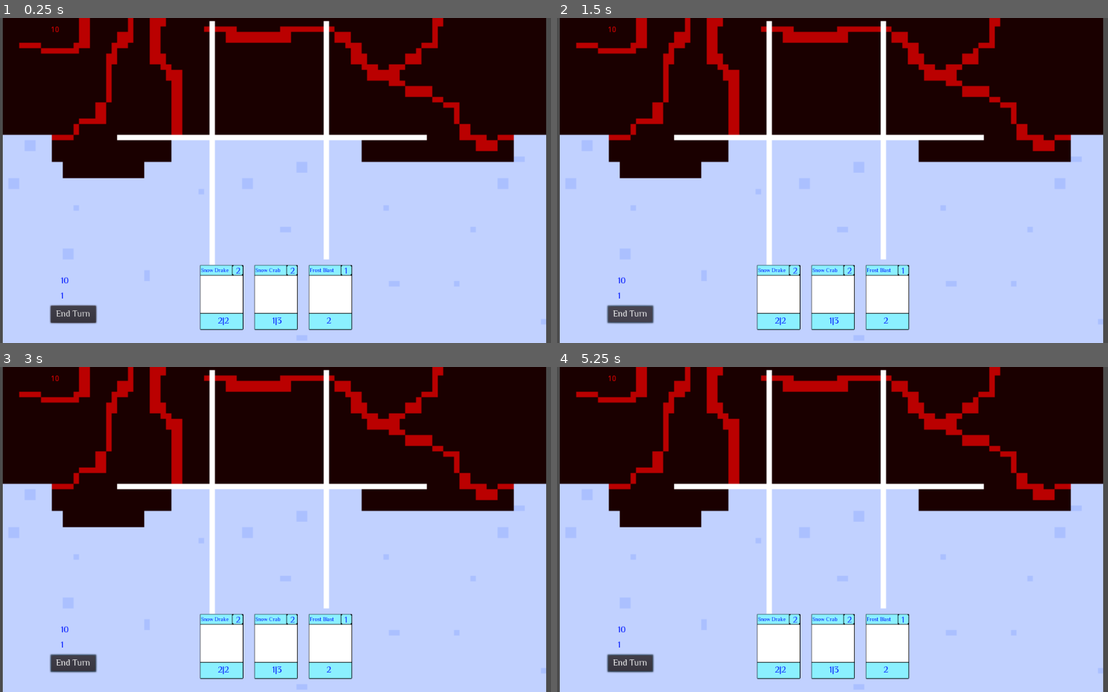
Above: before the commit, frames 1-4 (two rows, left to right).
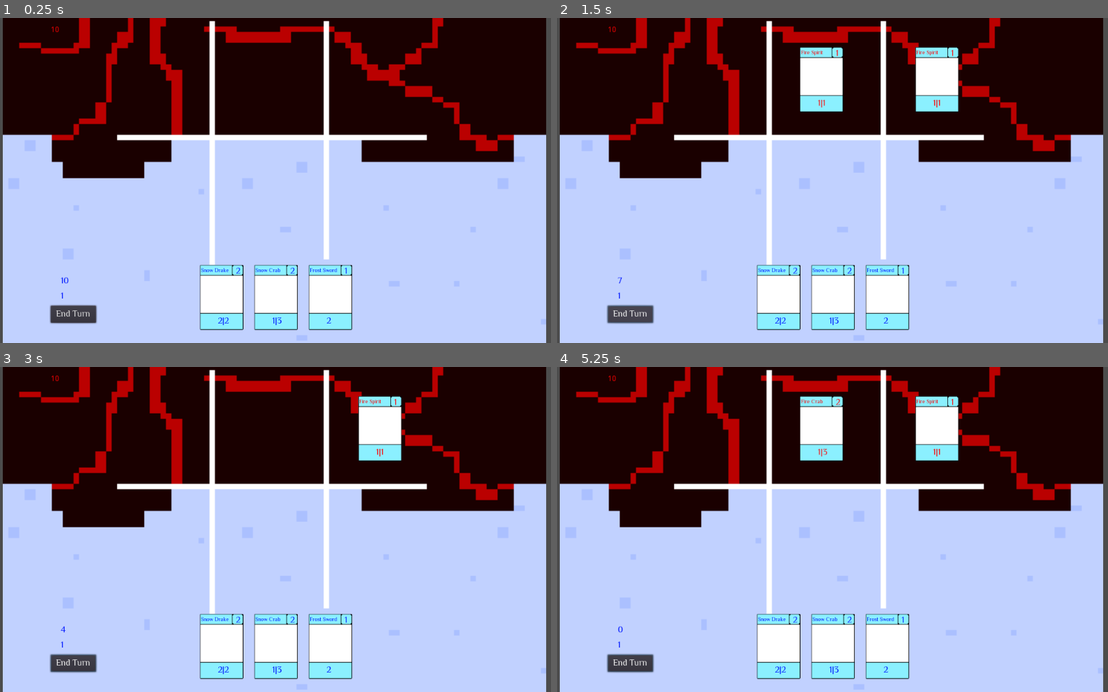
Above: after the commit, the same moments.

Repository: the-alex-g/Frost
Game: Godot game, scene res://Battlefield/Main.tscn
The game is run twice, just before and just after one commit, with the same random seed, the same clock (stepped at 60 frames per second) and the same inputs.
Inputs (mouse positions are in pixels of both pictures, inside the frame that each line leads up to):
- Up to frame 1 (0.25 s): no input
- Up to frame 2 (1.5 s): click "End Turn" at 0.5 s; click "End Turn" at 1.25 s
- Up to frame 3 (3 s): click "End Turn" at 2 s; tap Enter at 2.75 s; move the mouse to (159, 542) at 2.77 s; click (159, 542) at 2.92 s
- Up to frame 4 (5.25 s): tap Space at 3.5, 5 s; move the mouse to (826, 542) at 3.52 s; click (826, 542) at 3.67 s; tap Enter at 4.25 s; move the mouse to (937, 542) at 4.27 s; click (937, 542) at 4.42 s; move the mouse to (777, 646) at 5.02 s; click (777, 646) at 5.17 s

The runs differ from the first frame. In frame 1, less than 0.1% of the frame differs, in the area x 58-62%, y 76-79%; in frame 2, 3.1%; in frame 3, 1.6%; in frame 4, 3.2%, in the area x 10-73%, y 8-82%.

Commit message:
Add working enemy playing cards

Diff:
--- a/Project/Battlefield/Battlefield.gd
+++ b/Project/Battlefield/Battlefield.gd
@@ -69,3 +69,73 @@
 	var playerdamage = (enemy1.damage+enemy2.damage+enemy3.damage)-(card1.health+card2.health+card3.health)
 	if playerdamage > 0:
 		emit_signal("damage_done_to_player", playerdamage)
+
+func _on_Main_enemy_played(card):
+	randomize()
+	var choice = 1#int(round(rand_range(1,2)))
+	if choice == 1:
+		var played1 = c1p1(card)
+		var played2 = c1p2(card)
+		var played3 = c1p3(card)
+		if not played1 and not played2 and not played2:
+			var choice2 = int(round(rand_range(1,3)))
+			if choice2 == 1:
+				gen1(card)
+			elif choice2 == 2:
+				gen2(card)
+			elif choice2 == 3:
+				gen3(card)
+		elif not played1 and not played2:
+			var choice2 = int(round(rand_range(1,2)))
+			if choice2 == 1:
+				gen1(card)
+			elif choice2 == 2:
+				gen2(card)
+		elif not played2 and not played3:
+			var choice2 = int(round(rand_range(2,3)))
+			if choice2 == 2:
+				gen2(card)
+			elif choice2 == 3:
+				gen3(card)
+
+func c1p1(card):
+	if card1.damage < card2.damage and card1.damage < card3.damage:
+		gen1(card)
+		return true
+	else:
+		return false
+
+func c1p2(card):
+	if card2.damage < card1.damage and card2.damage < card3.damage:
+		gen2(card)
+		return true
+	else:
+		return false
+
+func c1p3(card):
+	if card3.damage < card2.damage and card3.damage < card1.damage:
+		gen3(card)
+		return true
+	else:
+		return false
+
+func gen1(card):
+	enemy1.cardname = card["name"]
+	enemy1.damage = card["damage"]
+	enemy1.health = card["health"]
+	enemy1.cost = card["cost"]
+	enemy1.generate_text()
+
+func gen3(card):
+	enemy3.cardname = card["name"]
+	enemy3.damage = card["damage"]
+	enemy3.health = card["health"]
+	enemy3.cost = card["cost"]
+	enemy3.generate_text()
+
+func gen2(card):
+	enemy2.cardname = card["name"]
+	enemy2.damage = card["damage"]
+	enemy2.health = card["health"]
+	enemy2.cost = card["cost"]
+	enemy2.generate_text()
--- a/Project/Battlefield/Main.gd
+++ b/Project/Battlefield/Main.gd
@@ -8,6 +8,8 @@
 signal damage_done_to_enemy(damage)
 signal used(index)
 signal attack
+signal enemy_played(card)
+signal enemy_turn
 
 func _on_Player_selected(card, index2):
 	selected = card
@@ -20,14 +22,16 @@
 		selected.clear()
 
 func _on_Player_next_pressed():
-	if phase == "Play":
-		phase = "Attack"
-		emit_signal("attack")
-	elif phase == "Attack":
-		phase = "Enemy"
+	emit_signal("enemy_turn")
 
 func _on_Battlefield_damage_done_to_player(damage:int):
 	emit_signal("damage_done_to_player", damage)
 
 func _on_Battlefield_damage_done_to_enemy(damage:int):
 	emit_signal("damage_done_to_enemy", damage)
+
+func _on_Enemy_turn_over():
+	emit_signal("attack")
+
+func _on_Enemy_played(card):
+	emit_signal("enemy_played", card)
--- a/Project/Battlefield/Main.tscn
+++ b/Project/Battlefield/Main.tscn
@@ -13,10 +13,11 @@
 [node name="Player" parent="." instance=ExtResource( 2 )]
 
 [node name="Enemy" parent="." instance=ExtResource( 4 )]
-[connection signal="attack" from="." to="Player" method="_on_Main_attack"]
 [connection signal="attack" from="." to="Battlefield" method="_on_Main_attack"]
 [connection signal="damage_done_to_enemy" from="." to="Enemy" method="_on_Main_damage_done_to_enemy"]
 [connection signal="damage_done_to_player" from="." to="Player" method="_on_Main_damage_done_to_player"]
+[connection signal="enemy_played" from="." to="Battlefield" method="_on_Main_enemy_played"]
+[connection signal="enemy_turn" from="." to="Enemy" method="_on_Main_enemy_turn"]
 [connection signal="selected_card" from="." to="Battlefield" method="_on_Main_selected_card"]
 [connection signal="used" from="." to="Player" method="_on_Main_used"]
 [connection signal="damage_done_to_enemy" from="Battlefield" to="." method="_on_Battlefield_damage_done_to_enemy"]
@@ -24,3 +25,5 @@
 [connection signal="pressed" from="Battlefield" to="." method="_on_Battlefield_pressed"]
 [connection signal="next_pressed" from="Player" to="." method="_on_Player_next_pressed"]
 [connection signal="selected" from="Player" to="." method="_on_Player_selected"]
+[connection signal="played" from="Enemy" to="." method="_on_Enemy_played"]
+[connection signal="turn_over" from="Enemy" to="." method="_on_Enemy_turn_over"]
--- a/Project/Enemy/Enemy.gd
+++ b/Project/Enemy/Enemy.gd
@@ -2,9 +2,88 @@
 
 onready var healthtext:Label = $Health
 var health:int = 10
+var decksize:int = -1
+var total = 0
+var onecost:Array = []
+var twocost:Array = []
+var threecost:Array = []
+var mana:int = 1
+var turns:int = 1
+var type
+var cards_in_hand:Array = []
+var deck:Array = [
+	{"name":"Flame Sword", "damage":2, "cost":1, "health":0, "number":3}, {"name":"Fire Spirit", "damage":1, "health":1, "cost":1, "number":3},
+	{"name":"Flame Wall", "damage":0, "health":2, "cost":1, "number":3}, {"name":"Fire Crab", "damage":1, "health":3, "cost":2, "number":2},
+	{"name":"Fire Drake", "damage":2, "health":2, "cost":2, "number":2}, {"name":"Fire Giant", "damage":3, "health":3, "cost":3, "number":1}
+]
+signal played(card)
+signal turn_over
+
+func _ready():
+	drawcards(2)
 
 func _process(delta):
 	healthtext.text = str(health)
 
+func take_turn():
+	randomize()
+	drawcards(1)
+	onecost.clear()
+	twocost.clear()
+	threecost.clear()
+	for item in cards_in_hand:
+		if item["cost"] == 1:
+			onecost.append(item)
+		elif item["cost"] == 2:
+			twocost.append(item)
+		elif item["cost"] == 3:
+			threecost.append(item)
+	if mana == 1:
+		var card = int(round(rand_range(0,onecost.size())))
+		var played = cards_in_hand[card]
+		onecost.remove(card)
+		emit_signal("played", played)
+		total += 1
+	elif mana == 2:
+		var choice = int(round(rand_range(1,2)))
+		if choice == 1 and onecost.size() >= 2 and total <= 1:
+			for _x in range(0,2):
+				var card = int(round(rand_range(0, onecost.size())))
+				var played = cards_in_hand[card]
+				onecost.remove(card)
+				emit_signal("played", played)
+			total += 2
+		elif choice == 2 and twocost.size() >= 2 and total <= 2:
+			var card = int(round(rand_range(0, twocost.size())))
+			var played = cards_in_hand[card]
+			twocost.remove(card)
+			emit_signal("played", played)
+			total += 1
+		elif twocost.size() == 0 and onecost.size() > 0 and total <= 2:
+			var card = int(round(rand_range(0, onecost.size())))
+			var played = cards_in_hand[card]
+			onecost.remove(card)
+			emit_signal("played", played)
+			total += 1
+	emit_signal("turn_over")
+
+func drawcards(number:int):
+	decksize = -1
+	for item in deck:
+		decksize += 1
+	if decksize != -1:
+		for _x in range(0,number):
+			randomize()
+			type = int(round(rand_range(0,decksize)))
+			cards_in_hand.append(deck[type])
+			if deck[type]["number"] == 1:
+				deck.remove(type)
+				decksize -= 1
+			else:
+				deck[type]["number"] -= 1
+
 func _on_Main_damage_done_to_enemy(damage:int):
 	health -= damage
+
+func _on_Main_enemy_turn():
+	take_turn()
--- a/Project/Player/Player.gd
+++ b/Project/Player/Player.gd
@@ -13,7 +13,7 @@
 var turn:int = 1
 var mana:int = 1
 var deck:Array = [
-	{"name":"Frost Blast", "damage":2, "cost":1, "health":0, "number":3}, {"name":"Frost Spirit", "damage":1, "health":1, "cost":1, "number":3},
+	{"name":"Frost Sword", "damage":2, "cost":1, "health":0, "number":3}, {"name":"Frost Spirit", "damage":1, "health":1, "cost":1, "number":3},
 	{"name":"Ice Shield", "damage":0, "health":2, "cost":1, "number":3}, {"name":"Snow Crab", "damage":1, "health":3, "cost":2, "number":2},
 	{"name":"Snow Drake", "damage":2, "health":2, "cost":2, "number":2}, {"name":"Ice Giant", "damage":3, "health":3, "cost":3, "number":1}
 ]
@@ -22,7 +22,6 @@
 signal next_pressed()
 
 func _ready():
-	manatext.text = str(mana)
 	drawcards(3)
 
 func find(variable:String):
@@ -66,20 +65,16 @@
 	mana -= cards_in_hand[index]["cost"]
 	cards_in_hand.remove(index)
 	emit_signal("used", index)
-	manatext.text = str(mana)
 
 func new_turn():
 	if turn < 3:
 		mana = turn
 	else:
 		mana = 3
-	manatext.text = str(mana)
 	drawcards(1)
 
 func _on_Button_pressed():
 	emit_signal("next_pressed")
-
-func _on_Main_attack():
 	playphase = false
 
 func _on_Main_damage_done_to_player(damage):
